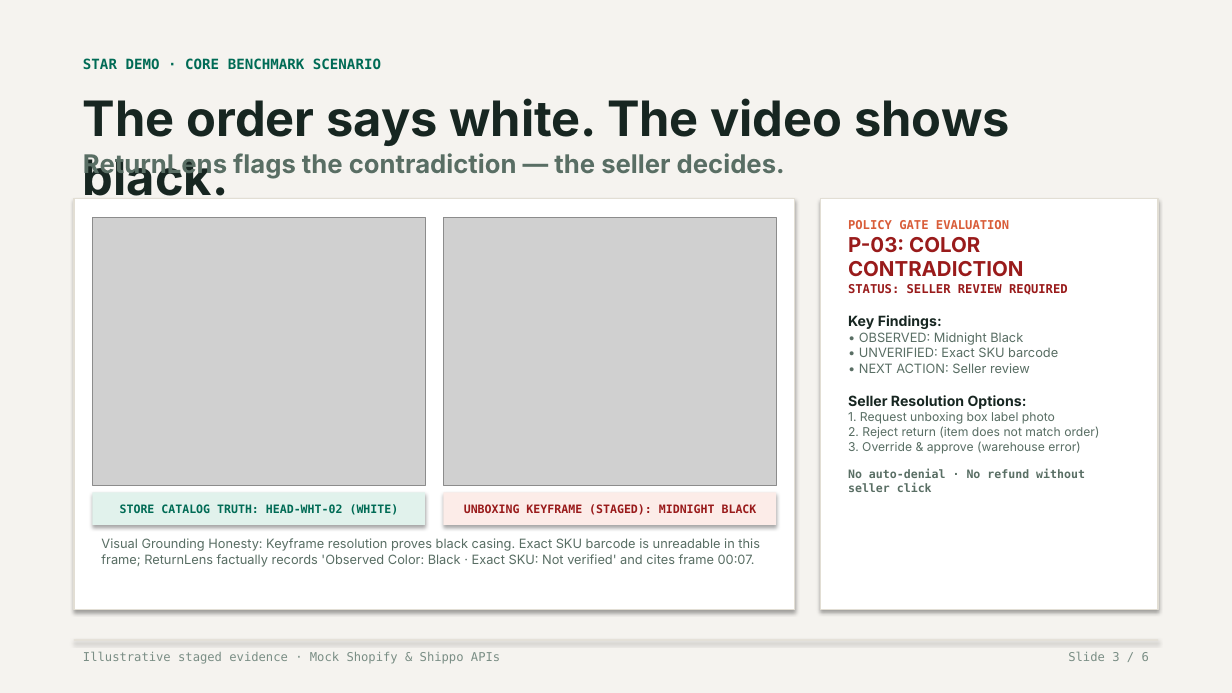
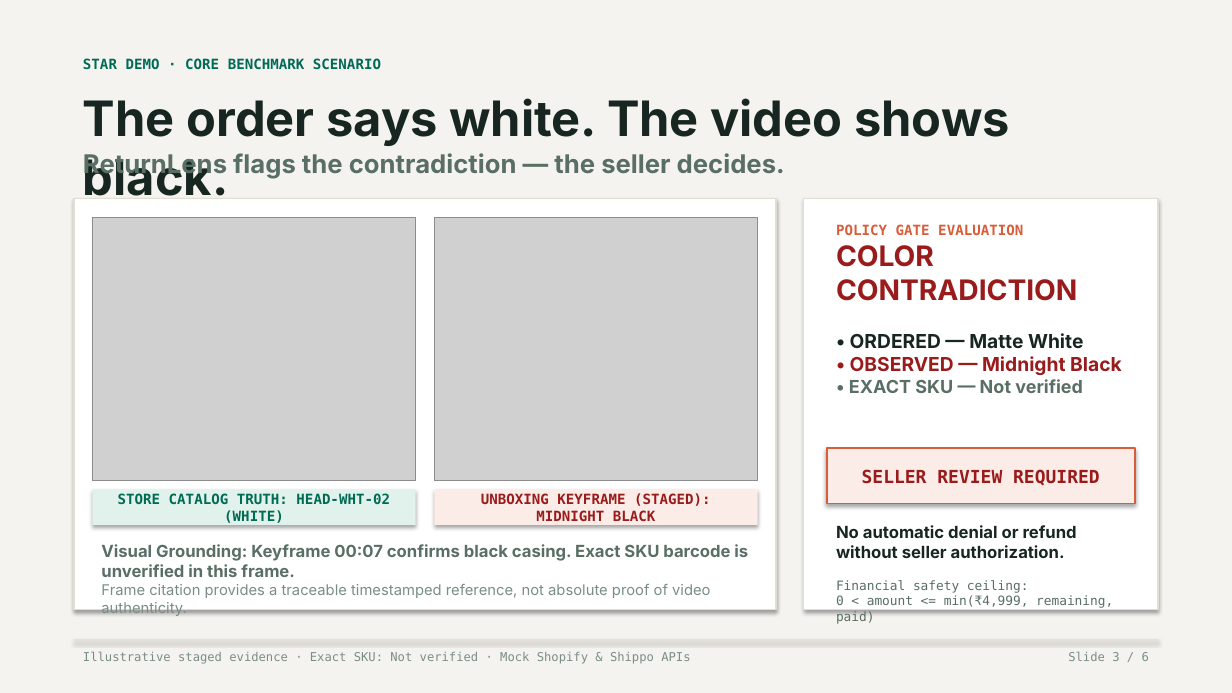
Before and after one commit to lenamkhanhh/hack4hack, a slide deck: slide 3 of ReturnLens_v4.pptx. Drawn at 1232x693 pixels with LibreOffice and Linux fonts; fonts in the diff are those of the drawing; grey boxes stand for pictures. Boxes give left, top, right and bottom in pixels: in the first picture for what was removed or moved away, otherwise in the second. Text is boxed around its words. In the diff, an @@ line names an element or a change of style, - is before the commit and + after.

```diff
--- a/ReturnLens_v4.pptx
+++ b/ReturnLens_v4.pptx
@@ rectangle: place and size @@
-rectangle at (74, 199, 795, 610)
+rectangle at (74, 199, 776, 610)
@@ rectangle: place and size @@
-rectangle at (821, 199, 1158, 610)
+rectangle at (804, 199, 1158, 610)
@@ picture: place and size @@
-picture at (92, 217, 425, 485)
+picture at (92, 217, 416, 481)
@@ picture: place and size @@
-picture at (444, 217, 776, 485)
+picture at (434, 217, 758, 481)
@@ text "POLICY GATE EVALUATION": place and size @@
-text "POLICY GATE EVALUATION" at (848, 220, 1099, 492)
+text "POLICY GATE EVALUATION" at (836, 224, 1122, 393)
@@ text at (836, 224, 1023, 235): size 9.5 to 11 pt in "POLICY GATE EVALUATION" @@
@@ text at (836, 245, 1122, 393): text changed; size 9.5 to 15 pt; text colour #596E64 to #991B1B; bold on @@
-P-03: COLOR CONTRADICTION
-STATUS: SELLER REVIEW REQUIRED
-Key Findings:
-• OBSERVED: Midnight Black
-• UNVERIFIED: Exact SKU barcode
-• NEXT ACTION: Seller review
-Seller Resolution Options:
-1. Request unboxing box label photo
-2. Reject return (item does not match order)
-3. Override & approve (warehouse error)
-No auto-denial · No refund without seller click
+COLOR CONTRADICTION
+• ORDERED — Matte White
+• OBSERVED — Midnight Black
+• EXACT SKU — Not verified
@@ rectangle added at (827, 448, 1135, 504), fill #FCECE8, outline #D95D39 1.5 pt, 14 pt, text #991B1B, bold @@
+SELLER REVIEW REQUIRED
@@ rectangle "STORE CATALOG TRUTH: HEAD-WHT-02 (WHITE)": place and size @@
-rectangle "STORE CATALOG TRUTH: HEAD-WHT-02 (WHITE)" at (92, 493, 425, 525)
+rectangle "STORE CATALOG TRUTH: HEAD-WHT-02 (WHITE)" at (92, 490, 416, 525)
@@ rectangle "STORE CATALOG TRUTH: HEAD-WHT-02 (WHITE)" at (92, 490, 416, 525): size 9 to 11 pt @@
@@ rectangle "UNBOXING KEYFRAME (STAGED): MIDNIGHT BLACK" at (434, 490, 758, 525): size 9 to 11 pt @@
@@ rectangle "UNBOXING KEYFRAME (STAGED): MIDNIGHT BLACK": place and size @@
-rectangle "UNBOXING KEYFRAME (STAGED): MIDNIGHT BLACK" at (444, 493, 776, 525)
+rectangle "UNBOXING KEYFRAME (STAGED): MIDNIGHT BLACK" at (434, 490, 758, 525)
@@ text added at (836, 525, 1113, 624), 10 pt, text #596E64 @@
+No automatic denial or refund without seller authorization.
+Financial safety ceiling:
+0 < amount <= min(₹4,999, remaining, paid)
@@ text at (101, 544, 748, 598): text changed; size 10 to 13 pt; bold on @@
-Visual Grounding Honesty: Keyframe resolution proves black casing. Exact SKU barcode is unreadable in this frame; ReturnLens factually records 'Observed Color: Black · Exact SKU: Not verified' and cites frame 00:07.
+Visual Grounding: Keyframe 00:07 confirms black casing. Exact SKU barcode is unverified in this frame.
+Frame citation provides a traceable timestamped reference, not absolute proof of video authenticity.
@@ text at (83, 651, 690, 664): text changed @@
-Illustrative staged evidence · Mock Shopify & Shippo APIs
+Illustrative staged evidence · Exact SKU: Not verified · Mock Shopify & Shippo APIs
```
Also in this commit, not shown: 5 other slides changed, 26 other files.
